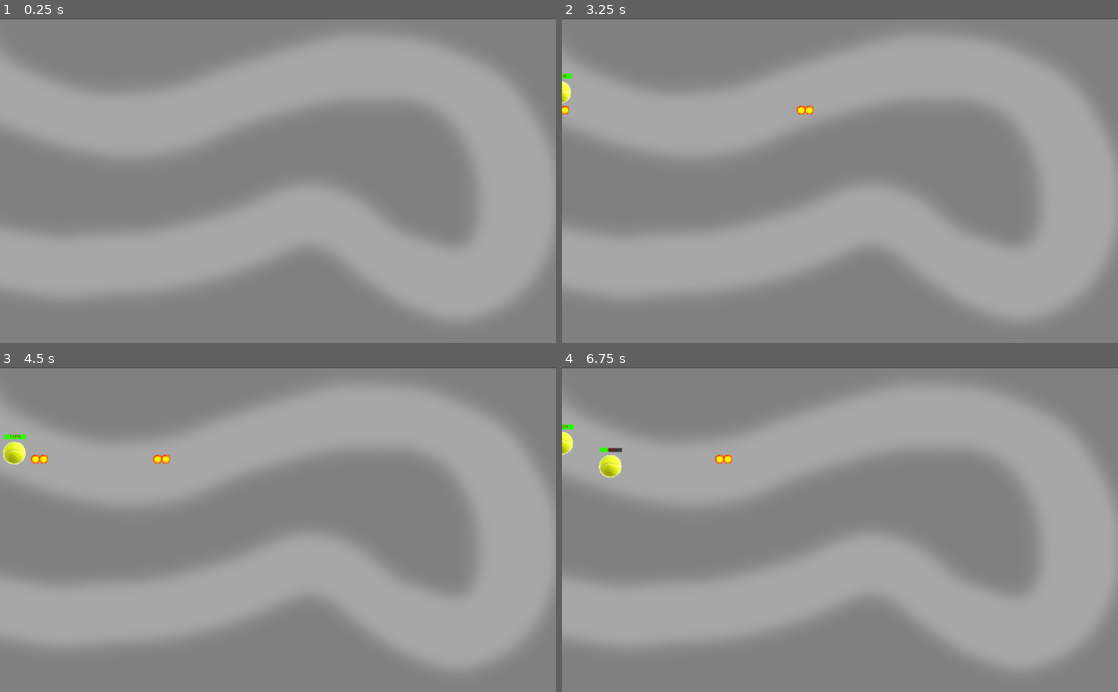
Above: before the commit, frames 1-4 (two rows, left to right).
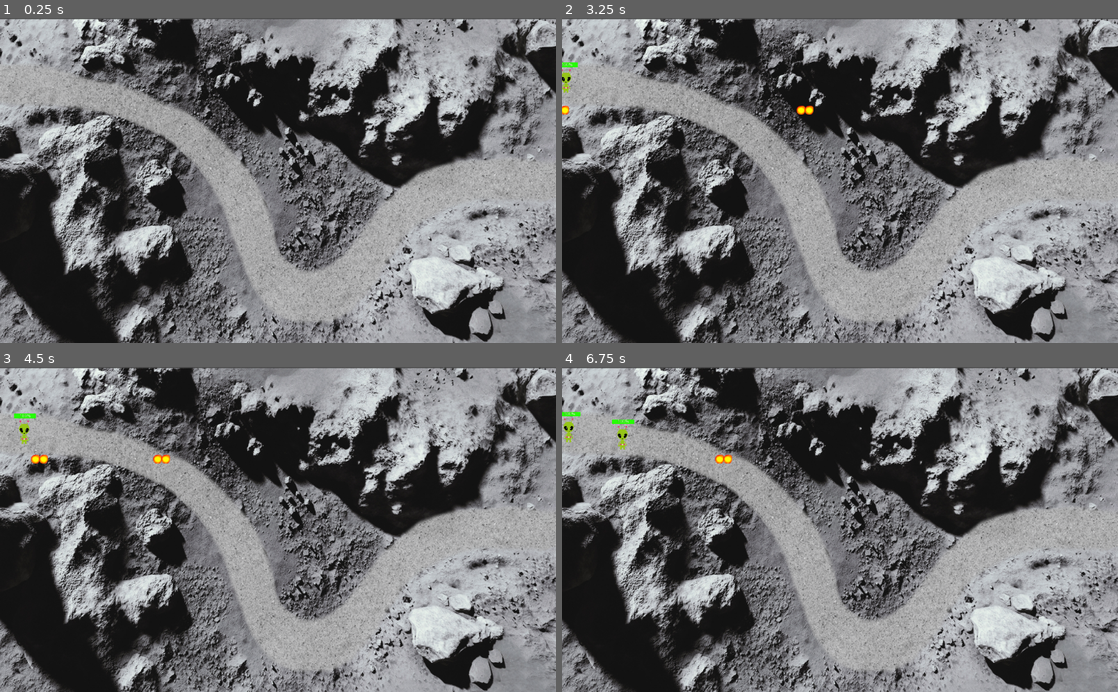
Above: after the commit, the same moments.

Repository: emilioeigler/Lunar_defense
Game: Godot game, scene res://Scenes/Level01.tscn
Same seed, same stepped clock (60 frames per second), same inputs: the game is played once before the commit and once after it. This scene is started directly instead of the project's main scene.
Inputs:
- Up to frame 1 (0.25 s): no input
- Up to frame 2 (3.25 s): tap Enter (ui_accept) at 0.5, 0.77, 1.52, 3.02 s
- Up to frame 3 (4.5 s): tap Enter (ui_accept) at 3.77 s
- Up to frame 4 (6.75 s): tap Enter (ui_accept) at 4.52, 6.02 s

The runs differ from the first frame. In frame 1, 72% of the frame differs, in the area x 0-100%, y 0-100%; in frame 2, 72%; in frame 3, 72%; in frame 4, 72%.

Commit message:
cmabio de sprites

Diff:
--- a/Scenes/Enemy01.tscn
+++ b/Scenes/Enemy01.tscn
@@ -82,13 +82,13 @@
 size_flags_horizontal = 1
 size_flags_vertical = 0
 custom_styles/fg = SubResource( 3 )
-custom_colors/font_color = Color( 1, 0, 0, 1 )
+custom_colors/font_color = Color( 1, 1, 1, 1 )
 custom_colors/font_color_shadow = Color( 1, 1, 1, 1 )
 min_value = 0.0
 max_value = 100.0
 step = 1.0
 page = 0.0
-value = 50.0
+value = 100.0
 exp_edit = false
 rounded = false
 allow_greater = false
--- a/Scenes/Level01.tscn
+++ b/Scenes/Level01.tscn
@@ -9,7 +9,7 @@
 
 bake_interval = 5.0
 _data = {
-"points": PoolVector2Array( -82.9037, -97.9771, 82.9037, 97.9771, -18.4669, 121.151, -51.2495, 9.04404, 51.2495, -9.04404, 322.192, 188.982, -87.4257, 30.1468, 87.4257, -30.1468, 524.175, 103.063, -73.8596, -16.5807, 73.8596, 16.5807, 711.086, 77.4386, -21.1028, -76.8743, 21.1028, 76.8743, 926.635, 208.577, 40.6982, -94.9624, -40.6982, 94.9624, 937.187, 436.185, 79.889, 79.889, -79.889, -79.889, 706.563, 428.649, 90.4404, -63.3083, -90.4404, 63.3083, 433.735, 401.517, 79.889, 70.845, -79.889, -70.845, -0.378815, 434.678 )
+"points": PoolVector2Array( -101.944, -9.12333, 101.944, 9.12333, -13.8867, 114.254, -125.823, -57.5963, 125.823, 57.5963, 316.142, 195.175, -103.292, 22.2134, 103.292, -22.2134, 568.423, 522.029, -349.941, -53.0742, 349.941, 53.0742, 1023.8, 295.135 )
 }
 
 [node name="Level01" type="Node2D"]
--- a/Script/Enemy01.gd
+++ b/Script/Enemy01.gd
@@ -16,7 +16,7 @@
 	pass
 
 func vida():
-	vida -= 10
+	vida -= 1
 	get_node("Path2D/PathFollow2D/ProgressBar").value = vida
 	if vida == 0:
 		queue_free()
Binary file added: Art/168467-10416772.jpg
Not shown, added: Art/168467-10416772.jpg.import
Binary file changed: Art/background01.png
Binary file changed: Art/ball.png
